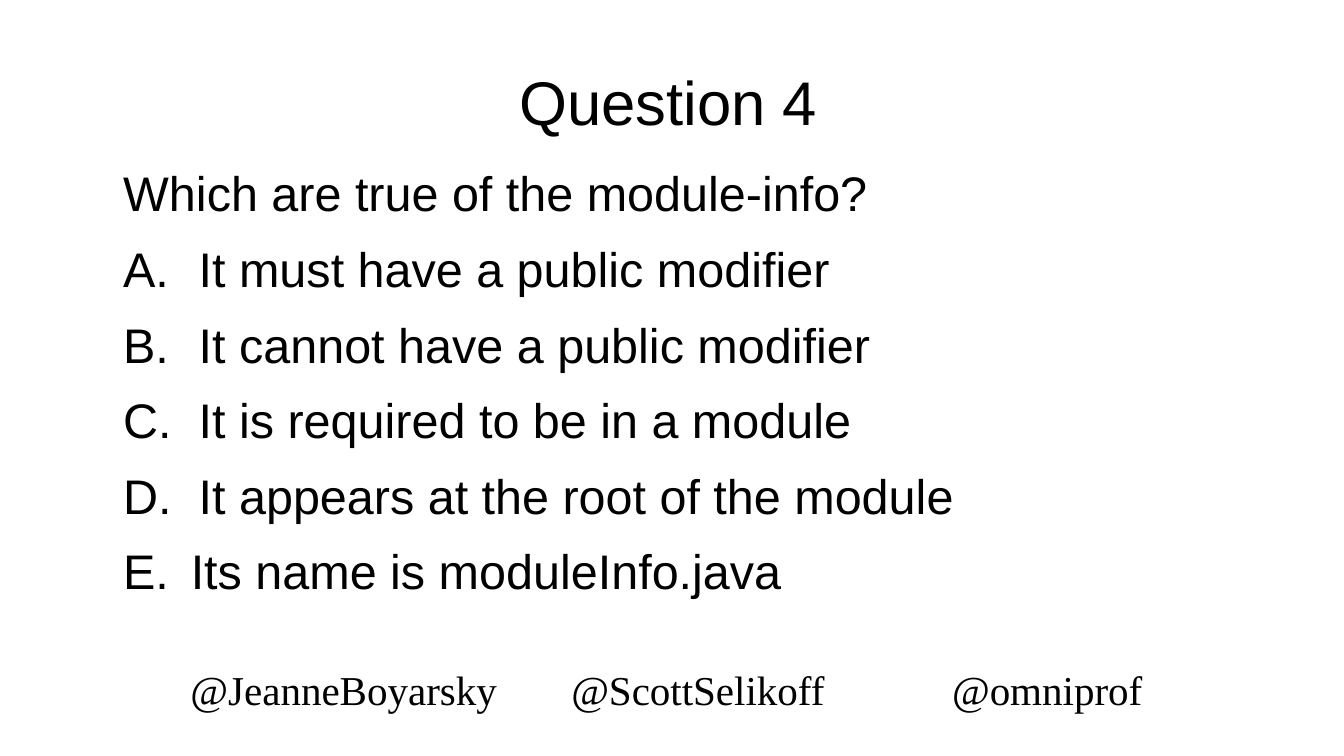
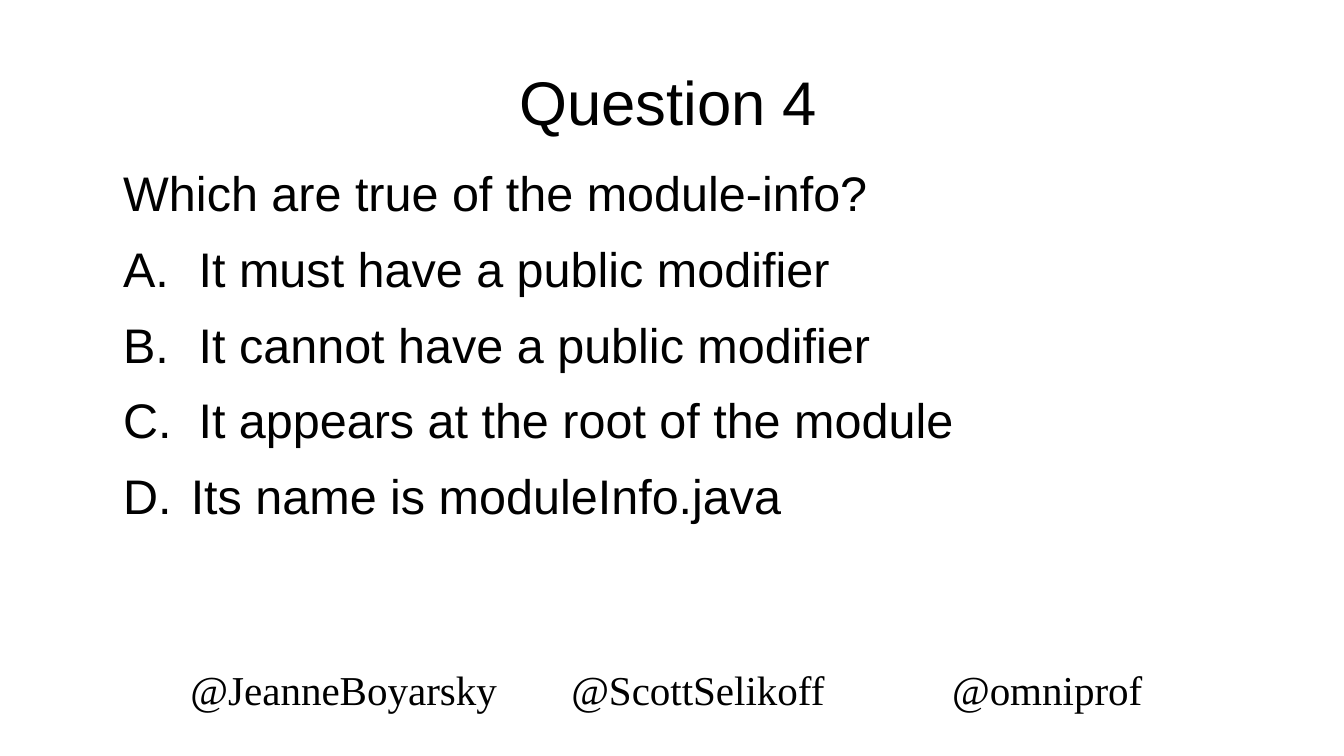
Before and after one commit to boyarsky/2019-oraclecodeone-cert-hol, a slide deck: slide 23 of 2019-OracleCodeOne-HOL.pptx. Drawn at 1344x756 pixels with LibreOffice and Linux fonts; fonts in the diff are those of the drawing; background and template pictures are left out. Boxes give left, top, right and bottom in pixels: in the first picture for what was removed or moved away, otherwise in the second. Text is boxed around its words. In the diff, an @@ line names an element or a change of style, - is before the commit and + after.

Commit message:
remove option c since not accurate (module-info must be in module file)

```diff
--- a/2019-OracleCodeOne-HOL.pptx
+++ b/2019-OracleCodeOne-HOL.pptx
@@ text at (123,403,953,523): text changed @@
-C. It is required to be in a module
-D. It appears at the root of the module
-E. Its name is moduleInfo.java
+C. It appears at the root of the module
+D. Its name is moduleInfo.java
```
